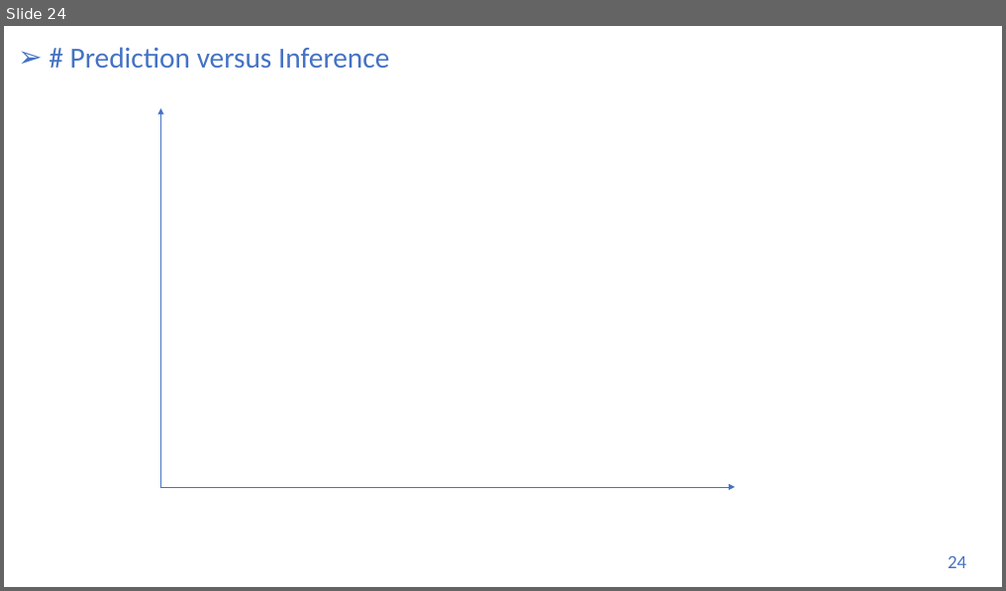
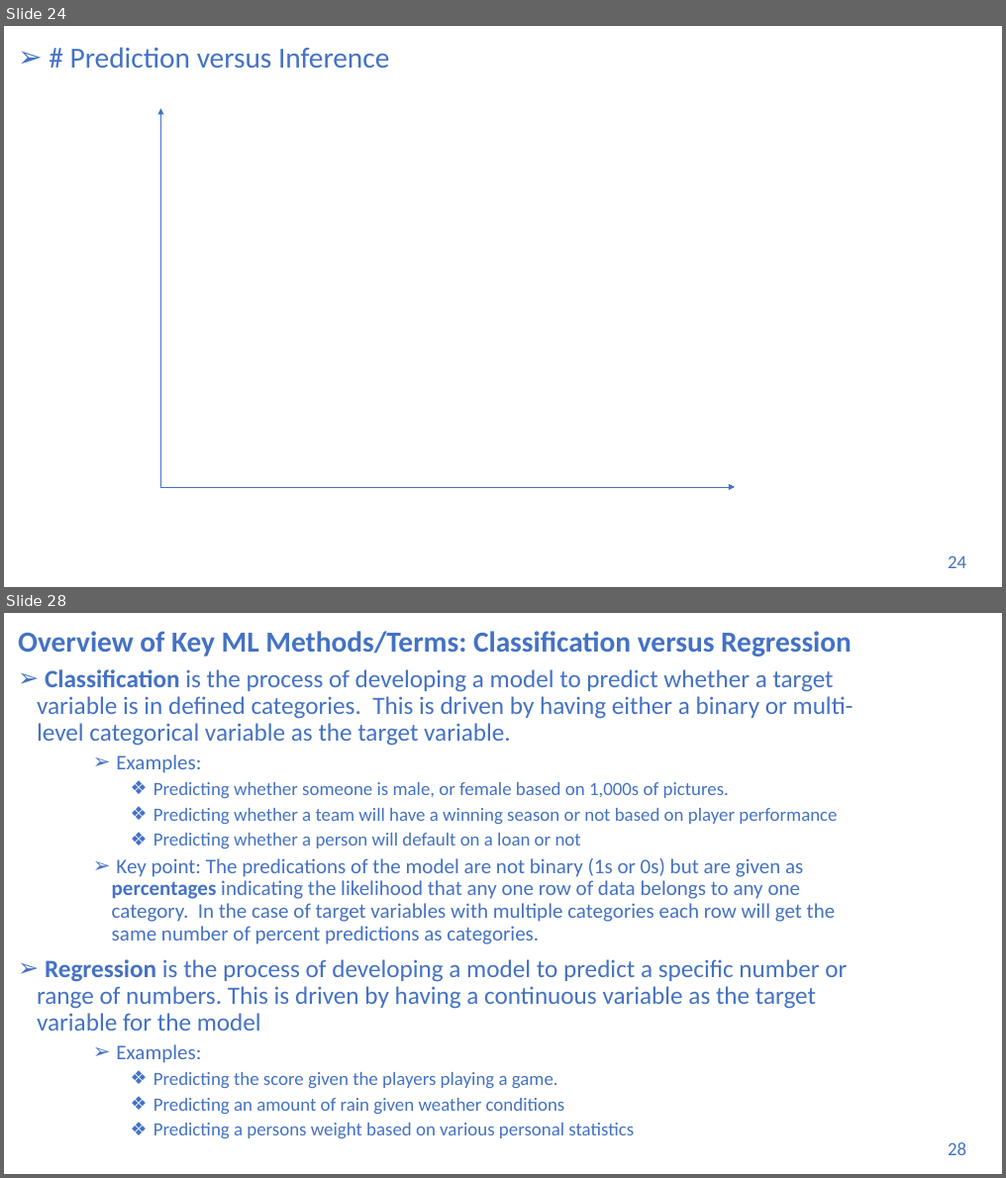
Before and after one commit to UVADS/DS-3001, a slide deck: 05_ml_bootcamp/machine_learning_bootcamp.pptx. Shown one above the other, each under a label of ours: slide 24 before the commit, slides 24 and 28 after it; the slides between them are not shown. The pictures are 1006x591 and 1006x1178 pixels, drawn with LibreOffice and Linux fonts; fonts in the diff are those of the drawing. Boxes give left, top, right and bottom in pixels: in the first picture for what was removed or moved away, otherwise in the second. Text is boxed around its words. In the diff, an @@ line names an element or a change of style, - is before the commit and + after.

```diff
--- a/05_ml_bootcamp/machine_learning_bootcamp.pptx
+++ b/05_ml_bootcamp/machine_learning_bootcamp.pptx
@@ slide 28 added at (4,613,1002,1174), background #FFFFFF @@
@@ title added at (18,631,851,657), 28 pt, text #4472C4, bold @@
+Overview of Key ML Methods/Terms: Classification versus Regression
@@ text added at (37,669,853,1139), 24 pt, text #4472C4 @@
+➢ Classification is the process of developing a model to predict whether a target variable is in defined categories. This is driven by having either a binary or multi-level categorical variable as the target variable.
+    ➢ Examples:
+      ❖ Predicting whether someone is male, or female based on 1,000s of pictures.
+      ❖ Predicting whether a team will have a winning season or not based on player performance
+      ❖ Predicting whether a person will default on a loan or not
+    ➢ Key point: The predications of the model are not binary (1s or 0s) but are given as percentages indicating the likelihood that any one row of data belongs to any one category. In the case of target variables with multiple categories each row will get the same number of percent predictions as categories.
+➢ Regression is the process of developing a model to predict a specific number or range of numbers. This is driven by having a continuous variable as the target variable for the model
+    ➢ Examples:
+      ❖ Predicting the score given the players playing a game.
+      ❖ Predicting an amount of rain given weather conditions
+      ❖ Predicting a persons weight based on various personal statistics
@@ page number added at (947,1143,966,1156), 18 pt, text #4472C4 @@
+28
```
Also in this commit, not shown: 10 slides changed, 4 other slides added, 1 slide removed.
